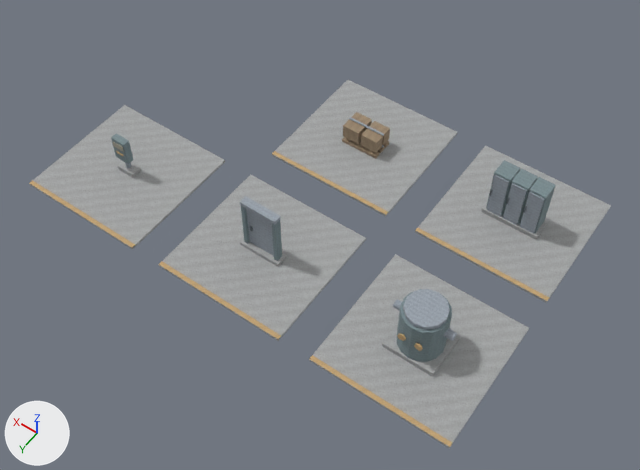
The glTF model development/levels/primitive-props-v1/site-kits/level_blockout_kit_wld_13_p03.glb, before and after one commit.
One viewpoint serves both versions: a 50 mm camera at (-13.6, 18.8, 27.0) aimed at (-1.2, 1.5, -0.3). The lights are fixed; the arrows at lower left show +X, +Y and +Z. The older version comes first. Vertices at exactly the same position are counted once.

Before the edit, the objects in view are built like this:
```python
me_greywater_cannery_map_kit_contact_room = bpy.data.meshes.new('Greywater Cannery map-kit contact room')
me_greywater_cannery_map_kit_contact_room.from_pydata(...)  # 524 vertices, 836 faces; spans x -9.8..9.8, y -6.3..6.3, z -0.1..2.5
# faces by material slot: [108, 152, 136, 248, 48, 12, 132]
me_greywater_cannery_map_kit_contact_room.materials.append(mat_blockout_stone)
me_greywater_cannery_map_kit_contact_room.materials.append(mat_blockout_accent)
me_greywater_cannery_map_kit_contact_room.materials.append(mat_blockout_industrial)
me_greywater_cannery_map_kit_contact_room.materials.append(mat_blockout_metal)
me_greywater_cannery_map_kit_contact_room.materials.append(mat_blockout_dark)
me_greywater_cannery_map_kit_contact_room.materials.append(mat_blockout_canvas)
me_greywater_cannery_map_kit_contact_room.materials.append(mat_blockout_wood)
ob_level_blockout_kit_wld_13_p03 = bpy.data.objects.new('level_blockout_kit_wld_13_p03', me_greywater_cannery_map_kit_contact_room)
ob_level_blockout_kit_wld_13_p03.location = (0.0, 0.0, 0.0)
```
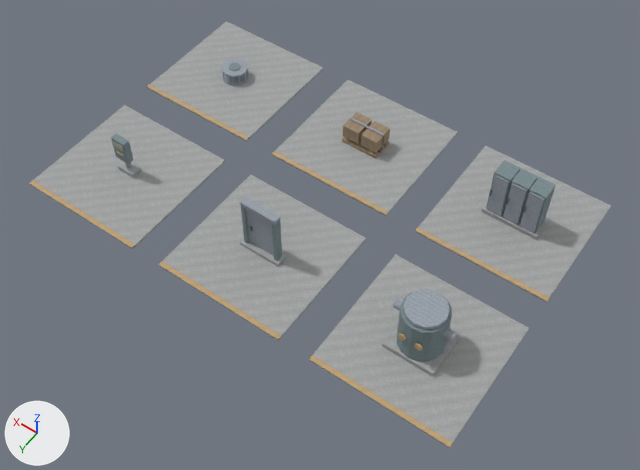
Location of each change, [x1, y1, x2, y2] in pixels of the pictures (640 x 470 px):
```json
{"object": "level_blockout_kit_wld_13_p03", "change": "reshaped", "before": [29, 80, 611, 448], "after": [29, 21, 611, 448], "on screen": "16% taller"}
{"part": 1, "of": "me_greywater_cannery_map_kit_contact_room", "change": "added", "after": [147, 21, 323, 142]}
{"part": 2, "of": "me_greywater_cannery_map_kit_contact_room", "change": "added", "after": [147, 84, 249, 140]}
{"part": 3, "of": "me_greywater_cannery_map_kit_contact_room", "change": "added", "after": [229, 63, 241, 71]}
{"part": 4, "of": "me_greywater_cannery_map_kit_contact_room", "change": "added", "after": [223, 71, 249, 86]}
{"part": 5, "of": "me_greywater_cannery_map_kit_contact_room", "change": "added", "after": [222, 58, 248, 77]}
```

Scene script edits in JSON lines:
```json
{"block": "me_greywater_cannery_map_kit_contact_room", "where": "# used by ob_level_blockout_kit_wld_13_p03; location = (0.0, 0.0, 0.0)"}
{"op": "remove", "block": "me_greywater_cannery_map_kit_contact_room", "code": "me_greywater_cannery_map_kit_contact_room.from_pydata(...)  # 524 vertices, 836 faces; spans x -9.8..9.8, y -6.3..6.3, z -0.1..2.5"}
{"op": "add", "block": "me_greywater_cannery_map_kit_contact_room", "code": "me_greywater_cannery_map_kit_contact_room.from_pydata(...)  # 782 vertices, 1284 faces; spans x -9.8..9.8, y -6.3..6.3, z -0.1..2.5"}
{"block": "me_greywater_cannery_map_kit_contact_room", "change": "me_greywater_cannery_map_kit_contact_room part 1: a new loose piece, a box spanning x 4.175..9.825, y -6.3..-0.7, z -0.11..-0.01, in mat_blockout_stone"}
{"block": "me_greywater_cannery_map_kit_contact_room", "change": "me_greywater_cannery_map_kit_contact_room part 2: a new loose piece, a box spanning x 4.175..9.825, y -0.89..-0.71, z -0.013..0.002, in mat_blockout_accent"}
{"block": "me_greywater_cannery_map_kit_contact_room", "change": "me_greywater_cannery_map_kit_contact_room part 3: a new loose piece, a 10-sided cylinder along z spanning x 6.74..7.26, y -3.747..-3.253, z 0.558..0.623, in mat_blockout_industrial"}
{"block": "me_greywater_cannery_map_kit_contact_room", "change": "me_greywater_cannery_map_kit_contact_room part 4: a new loose piece, a 12-sided cylinder along z spanning x 6.41..7.59, y -4.09..-2.91, z 0.0..0.08, in mat_blockout_metal"}
{"block": "me_greywater_cannery_map_kit_contact_room", "change": "me_greywater_cannery_map_kit_contact_room part 5: a new loose piece, a 12-sided cylinder along z spanning x 6.42..7.58, y -4.08..-2.92, z 0.5..0.58, in mat_blockout_metal"}
{"block": "me_greywater_cannery_map_kit_contact_room", "change": "other edits to the shape of me_greywater_cannery_map_kit_contact_room do not show in these pictures"}
```
